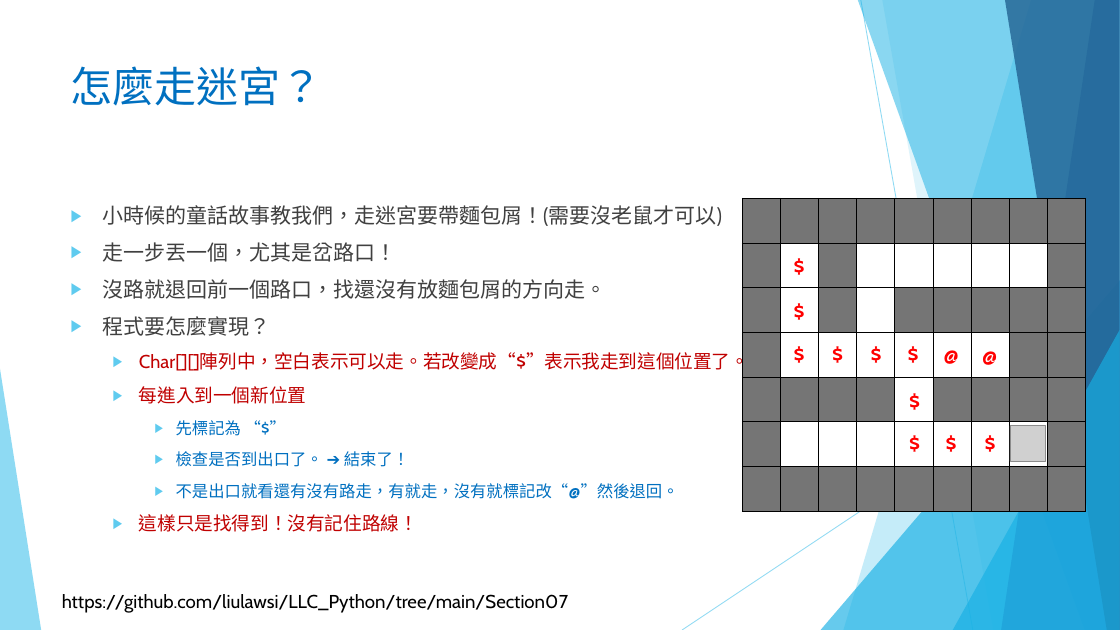
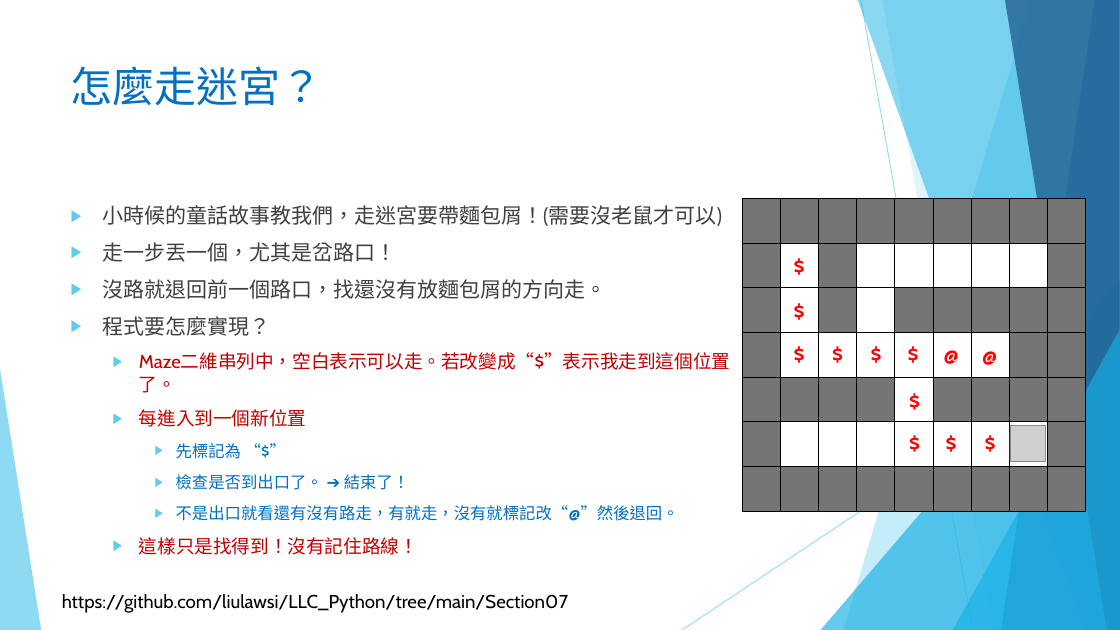
Before and after one commit to liulawsi/My_PPTs, a slide deck: slide 44 of LCC/Python/07_函式與方法.pptx (slide 40 before the commit). Drawn at 1120x630 pixels with LibreOffice and Linux fonts; fonts in the diff are those of the drawing; grey boxes stand for pictures; background and template pictures are left out. Boxes give left, top, right and bottom in pixels: in the first picture for what was removed or moved away, otherwise in the second. Text is boxed around its words. In the diff, an @@ line names an element or a change of style, - is before the commit and + after.

```diff
--- a/LCC/Python/07_函式與方法.pptx
+++ b/LCC/Python/07_函式與方法.pptx
@@ text at box(139, 353, 730, 393): text changed @@
-  ▶ Char[][]陣列中，空白表示可以走。若改變成“$”表示我走到這個位置了。
+  ▶ Maze二維串列中，空白表示可以走。若改變成“$”表示我走到這個位置了。
```
Also in this commit, not shown: 22 other slides changed, 10 slides added, 12 slides removed, 1 other file.
